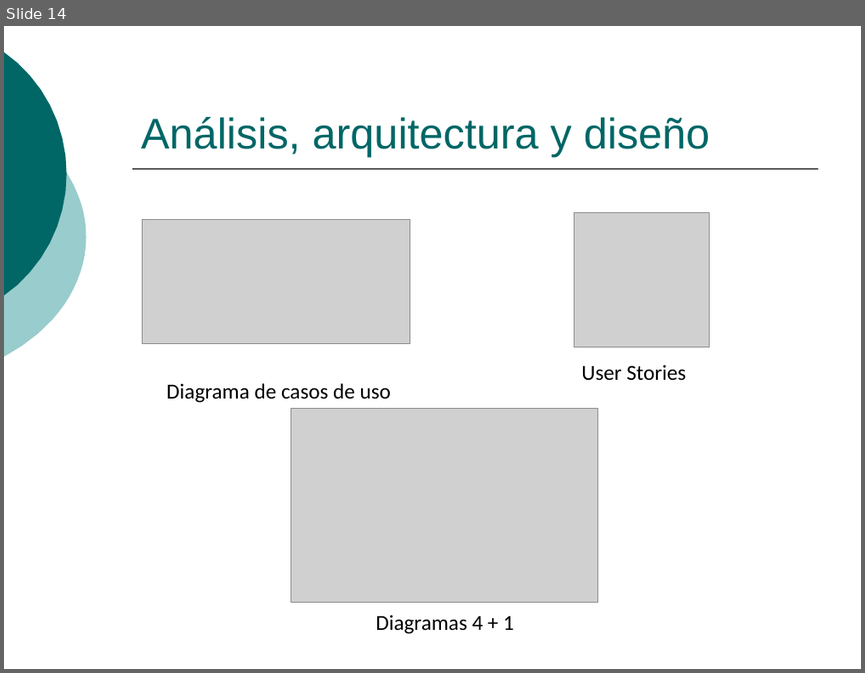
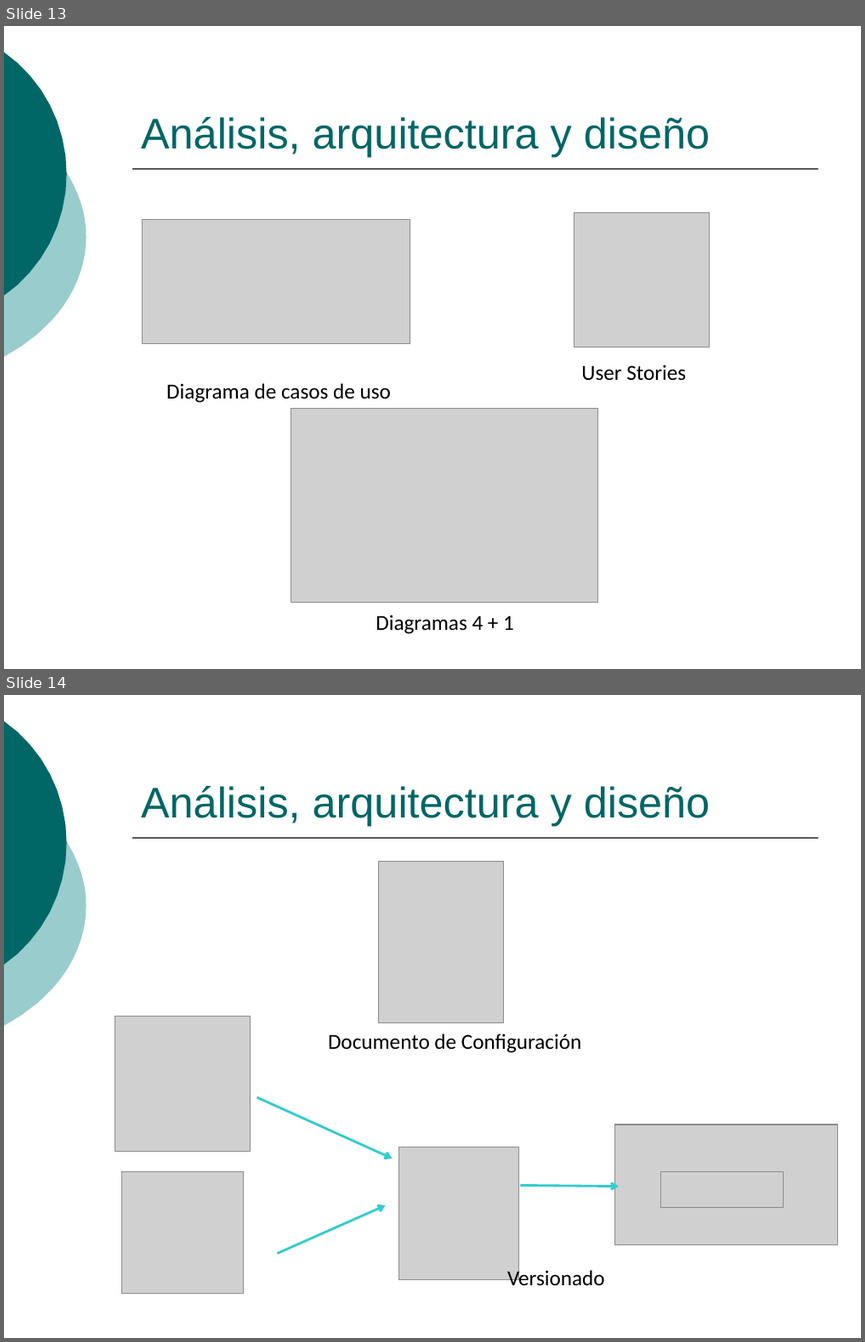
Before and after one commit to ingevy/taller-desarrollo-proyectos-ii-2do-2010, a slide deck: doc/presentaciones/Presentación inicial.ppt. Shown one above the other, each under a label of ours: slide 14 before the commit, slides 13 and 14 after it. The pictures are 865x673 and 865x1342 pixels, drawn with LibreOffice and Linux fonts; fonts in the diff are those of the drawing; grey boxes stand for pictures. Boxes give left, top, right and bottom in pixels: in the first picture for what was removed or moved away, otherwise in the second. Text is boxed around its words. In the diff, an @@ line names an element or a change of style, - is before the commit and + after.

```diff
--- a/doc/presentaciones/Presentación inicial.ppt
+++ b/doc/presentaciones/Presentación inicial.ppt
@@ slide 14 added at (4, 695, 861, 1338), background #FFFFFF; not listed: 3 template elements that a slide beside it also shows @@
@@ title added at (141, 786, 710, 825), 36 pt, text #006666 @@
+Análisis, arquitectura y diseño
@@ picture added at (378, 862, 504, 1023) @@
@@ picture added at (115, 1016, 250, 1151) @@
@@ text added at (328, 1033, 581, 1053), 18 pt, text #000000 @@
+Documento de Configuración
@@ arrow added from (256, 1097) to (392, 1157), #33CCCC 2.01 pt @@
@@ picture added at (615, 1124, 838, 1245) @@
@@ picture added at (399, 1146, 519, 1279) @@
@@ picture added at (122, 1171, 244, 1293) @@
@@ picture added at (660, 1171, 783, 1208) @@
@@ arrow added from (520, 1185) to (619, 1186), #33CCCC 2.01 pt @@
@@ arrow added from (278, 1253) to (386, 1205), #33CCCC 2.01 pt @@
@@ text added at (507, 1267, 605, 1286), 18 pt, text #000000 @@
+Versionado
@@ what was slide 14 is now slide 13 @@
```
Also in this commit, not shown: 5 slides changed, 13 other slides added, 2 slides removed.
